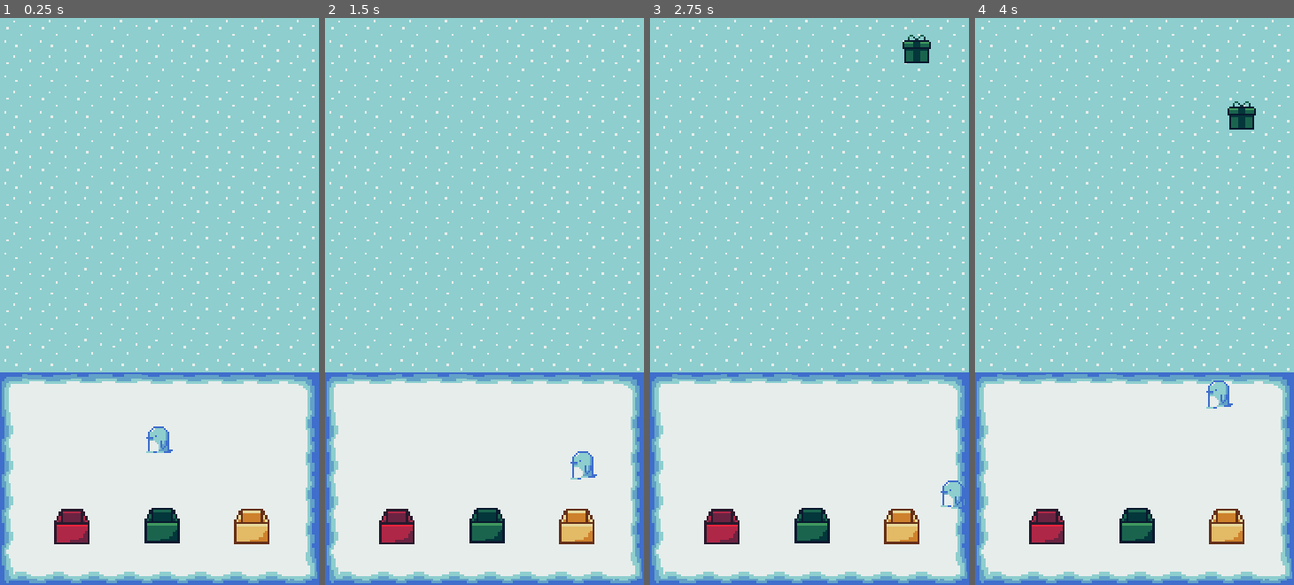
Above: before the commit, frames 1-4 (left to right).
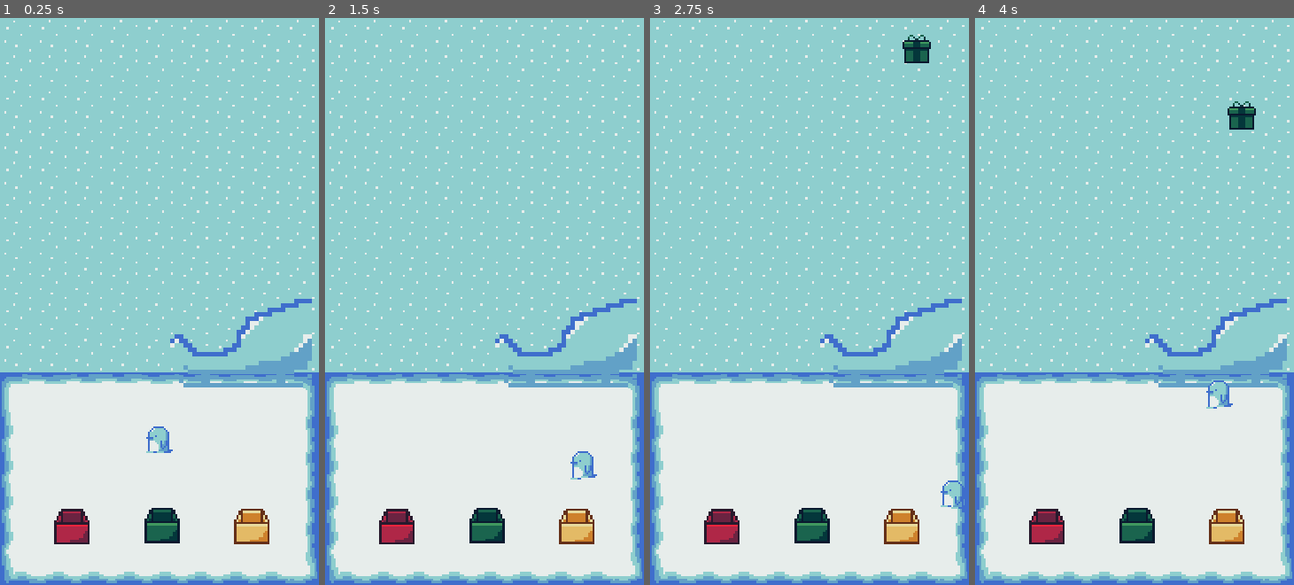
Above: after the commit, the same moments.

Repository: emilykrohn/Waddle
Game: Godot game, scene res://Scenes/main.tscn
Same seed, same stepped clock (60 frames per second), same inputs: the game is played once before the commit and once after it.
Inputs:
- Up to frame 1 (0.25 s): no input
- Up to frame 2 (1.5 s): tap Enter at 0.5 s; hold D (right) 0.53-1.28 s; tap Space (ui_select) at 0.6, 0.77, 1.07, 1.35 s; hold S (down) from 1.28 s (still down)
- Up to frame 3 (2.75 s): tap Space (ui_select) at 1.52, 1.82, 2, 2.1 s; release S (down) at 2.03 s; hold D (right) from 2.03 s (still down)
- Up to frame 4 (4 s): release D (right) at 2.78 s; hold W (up) 2.78-3.53 s; tap Space (ui_select) at 2.85, 3.02, 3.32, 3.6, 3.77 s; hold A (left) from 3.53 s (still down)

The runs differ from the first frame. In frame 1, 1.8% of the frame differs, in the area x 53-98%, y 49-66%; in frame 2, 1.8%; in frame 3, 1.8%; in frame 4, 1.8%.

Commit message:
Sleigh adds presents as player collects them

Diff:
--- a/Scenes/main.tscn
+++ b/Scenes/main.tscn
@@ -7,6 +7,7 @@
 [ext_resource type="PackedScene" uid="uid://b7d1jxnkxwflq" path="res://Scenes/red_box.tscn" id="5_n0tv0"]
 [ext_resource type="PackedScene" uid="uid://c6a8l0nnoaf5d" path="res://Scenes/green_box.tscn" id="6_jc0do"]
 [ext_resource type="PackedScene" uid="uid://b5f1d8ipr7cjh" path="res://Scenes/yellow_box.tscn" id="7_k461b"]
+[ext_resource type="PackedScene" uid="uid://cfismb82mw3wy" path="res://Scenes/sleigh.tscn" id="8_vwraa"]
 
 [sub_resource type="TileSetAtlasSource" id="TileSetAtlasSource_i55v1"]
 texture = ExtResource("1_eugpk")
@@ -71,6 +72,9 @@
 format = 2
 layer_0/tile_data = PackedInt32Array(983048, 131074, 2, 655368, 131074, 0, 720904, 131074, 1, 786440, 131074, 1, 851976 …(2077 unchanged characters)…
 
+[node name="Sleigh" parent="." instance=ExtResource("8_vwraa")]
+position = Vector2(272, 337)
+
 [node name="Player" parent="." instance=ExtResource("3_60fi8")]
 unique_name_in_owner = true
 position = Vector2(179, 475)
--- a/Scenes/sleigh.tscn
+++ b/Scenes/sleigh.tscn
@@ -1,8 +1,11 @@
-[gd_scene load_steps=2 format=3 uid="uid://cfismb82mw3wy"]
+[gd_scene load_steps=3 format=3 uid="uid://cfismb82mw3wy"]
 
 [ext_resource type="Texture2D" uid="uid://hci0iceilbkh" path="res://Art/Background/Sleigh.png" id="1_o1bvw"]
+[ext_resource type="Script" path="res://Scripts/sleigh.gd" id="2_mwoqg"]
 
 [node name="Sleigh" type="Sprite2D"]
+scale = Vector2(5, 5)
 texture = ExtResource("1_o1bvw")
 region_enabled = true
 region_rect = Rect2(0, 0, 32, 32)
+script = ExtResource("2_mwoqg")
--- a/Scripts/Collect.gd
+++ b/Scripts/Collect.gd
@@ -2,6 +2,7 @@
 
 var color = "none"
 var collected := false
+var presents_collected := 0
 
 func _on_area_2d_area_entered(area):
 	if not collected:
--- a/Scripts/green_box.gd
+++ b/Scripts/green_box.gd
@@ -6,6 +6,7 @@
 	if in_range and Input.is_action_just_pressed("ui_select") and $%Player/Collect.collected:
 		if $%Player/Collect.color == "Green":
 			$%Player/Collect.collected = false
+			$%Player/Collect.presents_collected += 1
 		else:
 			print("wrong")
 
--- a/Scripts/red_box.gd
+++ b/Scripts/red_box.gd
@@ -6,6 +6,7 @@
 	if in_range and Input.is_action_just_pressed("ui_select") and $%Player/Collect.collected:
 		if $%Player/Collect.color == "Red":
 			$%Player/Collect.collected = false
+			$%Player/Collect.presents_collected += 1
 		else:
 			print("wrong")
 
--- /dev/null
+++ b/Scripts/sleigh.gd
@@ -0,0 +1,11 @@
+extends Sprite2D
+
+func _process(_delta):
+	if $%Player/Collect.presents_collected == 2:
+		region_rect = Rect2(32,0,32,32)
+	if $%Player/Collect.presents_collected == 4:
+		region_rect = Rect2(64,0,32,32)
+	if $%Player/Collect.presents_collected == 6:
+		region_rect = Rect2(96,0,32,32)
+	if $%Player/Collect.presents_collected == 8:
+		region_rect = Rect2(128,0,32,32)
--- a/Scripts/yellow_box.gd
+++ b/Scripts/yellow_box.gd
@@ -6,6 +6,7 @@
 	if in_range and Input.is_action_just_pressed("ui_select") and $%Player/Collect.collected:
 		if $%Player/Collect.color == "Yellow":
 			$%Player/Collect.collected = false
+			$%Player/Collect.presents_collected += 1
 		else:
 			print("wrong")
 
Not shown: 1 places in Scenes/main.tscn that only renumber resources
